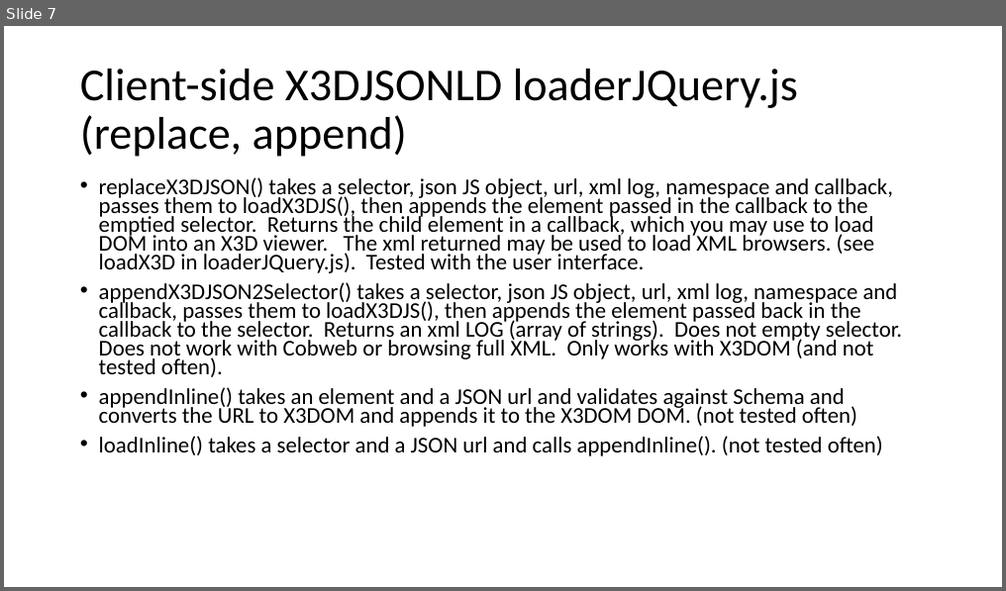
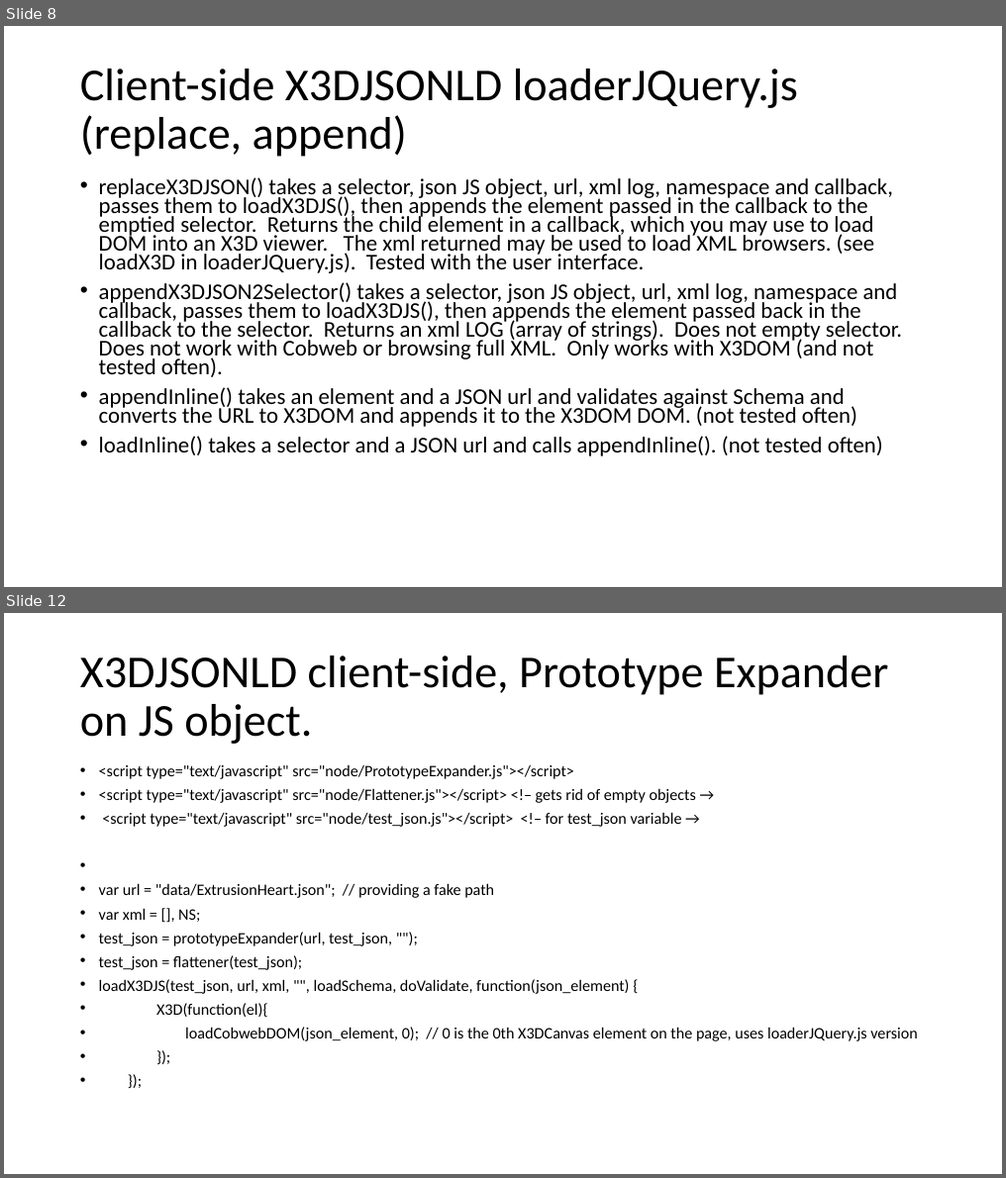
Before and after one commit to coderextreme/X3DJSONLD, a slide deck: doc/X3DJSONLoaderTutorial.pptx. Shown one above the other, each under a label of ours: slide 7 before the commit, slides 8 and 12 after it; the slides between them are not shown. The pictures are 1006x591 and 1006x1178 pixels, drawn with LibreOffice and Linux fonts; fonts in the diff are those of the drawing. Boxes give left, top, right and bottom in pixels: in the first picture for what was removed or moved away, otherwise in the second. Text is boxed around its words. In the diff, an @@ line names an element or a change of style, - is before the commit and + after.

```diff
--- a/doc/X3DJSONLoaderTutorial.pptx
+++ b/doc/X3DJSONLoaderTutorial.pptx
@@ slide 12 added at (4,613,1002,1174), background #FFFFFF @@
@@ title added at (80,656,888,744), 44 pt, text #000000 @@
+X3DJSONLD client-side, Prototype Expander on JS object.
@@ text added at (99,764,917,1042), 15.4 pt, text #000000 @@
+• <script type="text/javascript" src="node/PrototypeExpander.js"></script>
+• <script type="text/javascript" src="node/Flattener.js"></script> <!– gets rid of empty objects →
+• <script type="text/javascript" src="node/test_json.js"></script> <!– for test_json variable →
+• var url = "data/ExtrusionHeart.json"; // providing a fake path
+• var xml = [], NS;
+• test_json = prototypeExpander(url, test_json, "");
+• test_json = flattener(test_json);
+• loadX3DJS(test_json, url, xml, "", loadSchema, doValidate, function(json_element) {
+• X3D(function(el){
+• loadCobwebDOM(json_element, 0); // 0 is the 0th X3DCanvas element on the page, uses loaderJQuery.js version
+• });
+• });
@@ what was slide 7 is now slide 8 @@
```
Also in this commit, not shown: 6 slides changed, 9 other slides added, 15 other files.
